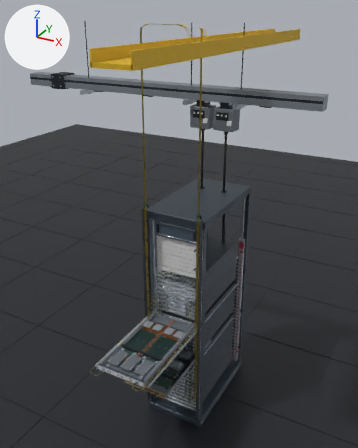
Before and after pictures for a commit that changed the Blender file tools/blender/compute-rack-rubin.blend.
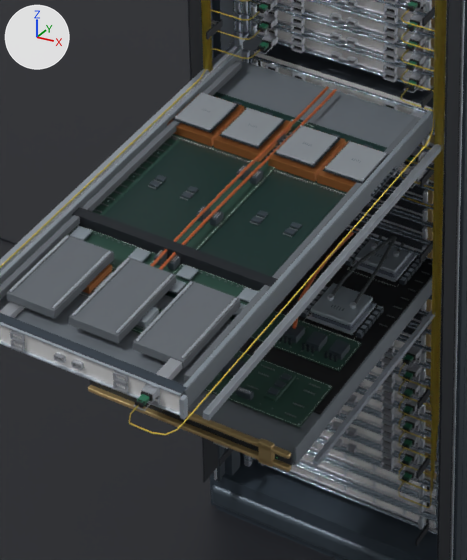
Each version appears first from a 50 mm lens placed at (1.95, -3.98, 3.93), pointed at (-0.11, -0.24, 2.06), and next in a close-up on the part from 30% to 56% of the width and 67% to 93% of the height. Lighting does not change. The marker at upper left points along +X, +Y and +Z. The first two pictures are the older version.

The first close-up shows 'Inspection supply harness', 'Inspection supply harness.001', 'Inspection switch power harness.001', 'Mesh_2.017', 'REFERENCE_rack-rubin_0000', 'REFERENCE_rack-rubin_0008', 'REFERENCE_rack-rubin_0009', 'REFERENCE_rack-rubin_0011', 'REFERENCE_rack-rubin_0013', 'REFERENCE_rack-rubin_0021', 'REFERENCE_rack-rubin_0023', 'REFERENCE_rack-rubin_0024', 'REFERENCE_rack-rubin_0037', 'REFERENCE_rack-rubin_0052', 'REFERENCE_rack-rubin_0055', 'REFERENCE_rack-rubin_0056' and 145 more.
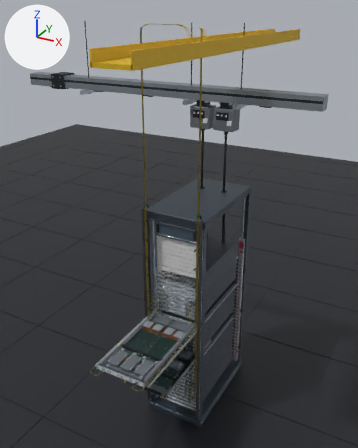
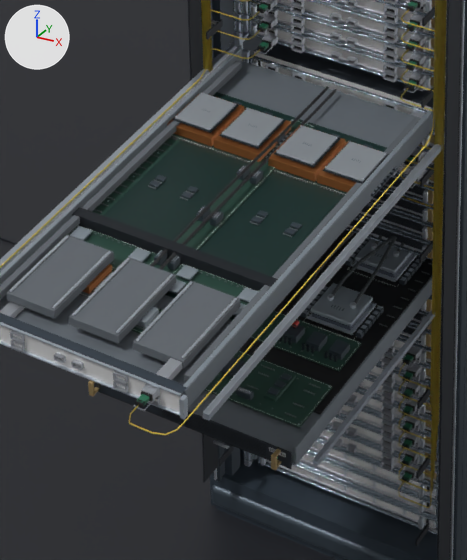
What differs and where, as boxes [x1, y1, x2, y2] in the close-ups (467 x 560 px; the box of a moved part takes in the faces that stretch with it):
'Inspection supply harness', recoloured: [150, 86, 329, 267] in both
'Inspection supply harness.001', recoloured: [159, 89, 337, 270] in both
'Inspection switch power harness.001', recoloured: [292, 228, 356, 329] in both
part 1 of me_mesh_37_001, deleted: before [258, 438, 275, 467]
part 2 of me_mesh_37_001, moved or reshaped: before [88, 385, 291, 472]; after [88, 381, 277, 470]
'REFERENCE_rack-rubin_0018', unchanged, uncovered by the edit: before [90, 380, 292, 469]; after [94, 382, 292, 469]

Diff of the bpy script that builds the scene:
```diff
--- a/tools/blender/compute-rack-rubin.blend.py
+++ b/tools/blender/compute-rack-rubin.blend.py
@@ mat_service_insulated_dc_harness_001 @@
 mat_service_insulated_dc_harness_001 = principled_material('Service insulated DC harness.001')
-mat_service_insulated_dc_harness_001.base_color = (0.44, 0.105, 0.026)  # brown #b15b2d
+mat_service_insulated_dc_harness_001.base_color = (0.018, 0.019, 0.021)  # black #242628
@@ me_mesh_37_001 @@
 # used by ob_reference_rack_rubin_0037; parent = ob_technical_layout_reference_rack_rubin; location = (0.0, 0.0, 0.0)
-me_mesh_37_001.from_pydata(...)  # 5728 vertices, 11184 faces; spans x -0.22..0.235, y -1.088..-0.465, z 0.264..1.442
+me_mesh_37_001.from_pydata(...)  # 5608 vertices, 10932 faces; spans x -0.209..0.235, y -1.099..-0.465, z 0.264..1.442
+# me_mesh_37_001 part 1: the loose piece of 152 vertices spanning x 0.155..0.185, y -1.088..-1.076, z 0.784..0.834 is deleted
+# me_mesh_37_001 part 2: 108 vertices moved from x -0.22..0.22, y -1.088..-1.076, z 0.789..0.829 to x -0.209..0.199, y -1.099..-1.093, z 0.793..0.825; 196 vertices removed from x -0.22..0.22, y -1.088..-1.076, z 0.789..0.829; 196 vertices added at x -0.209..0.199, y -1.099..-1.093, z 0.793..0.825
+# other edits to the shape of me_mesh_37_001 do not show in these pictures
 me_mesh_37_001.materials.append(mat_physical_37_001)
```
